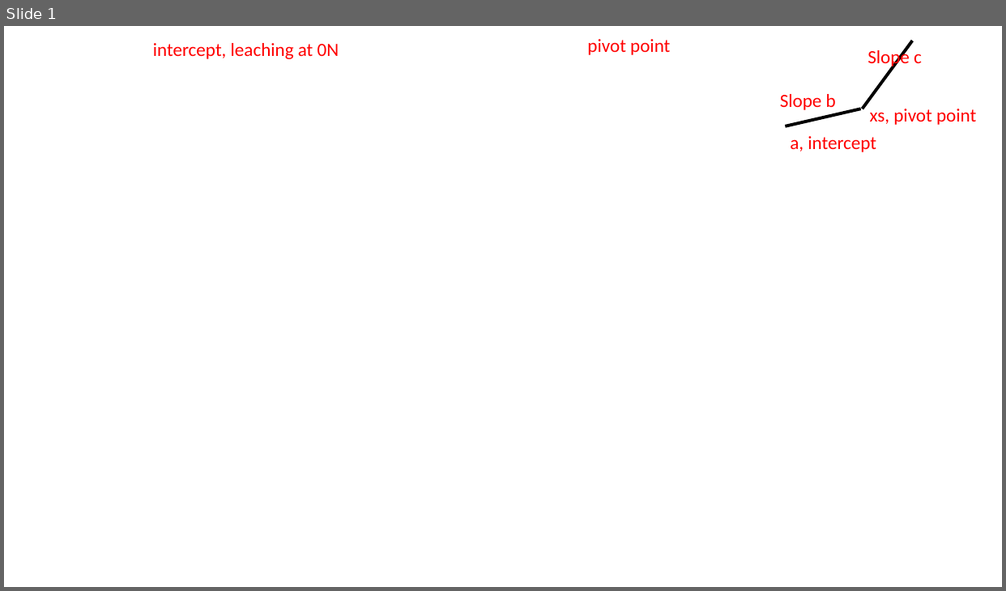
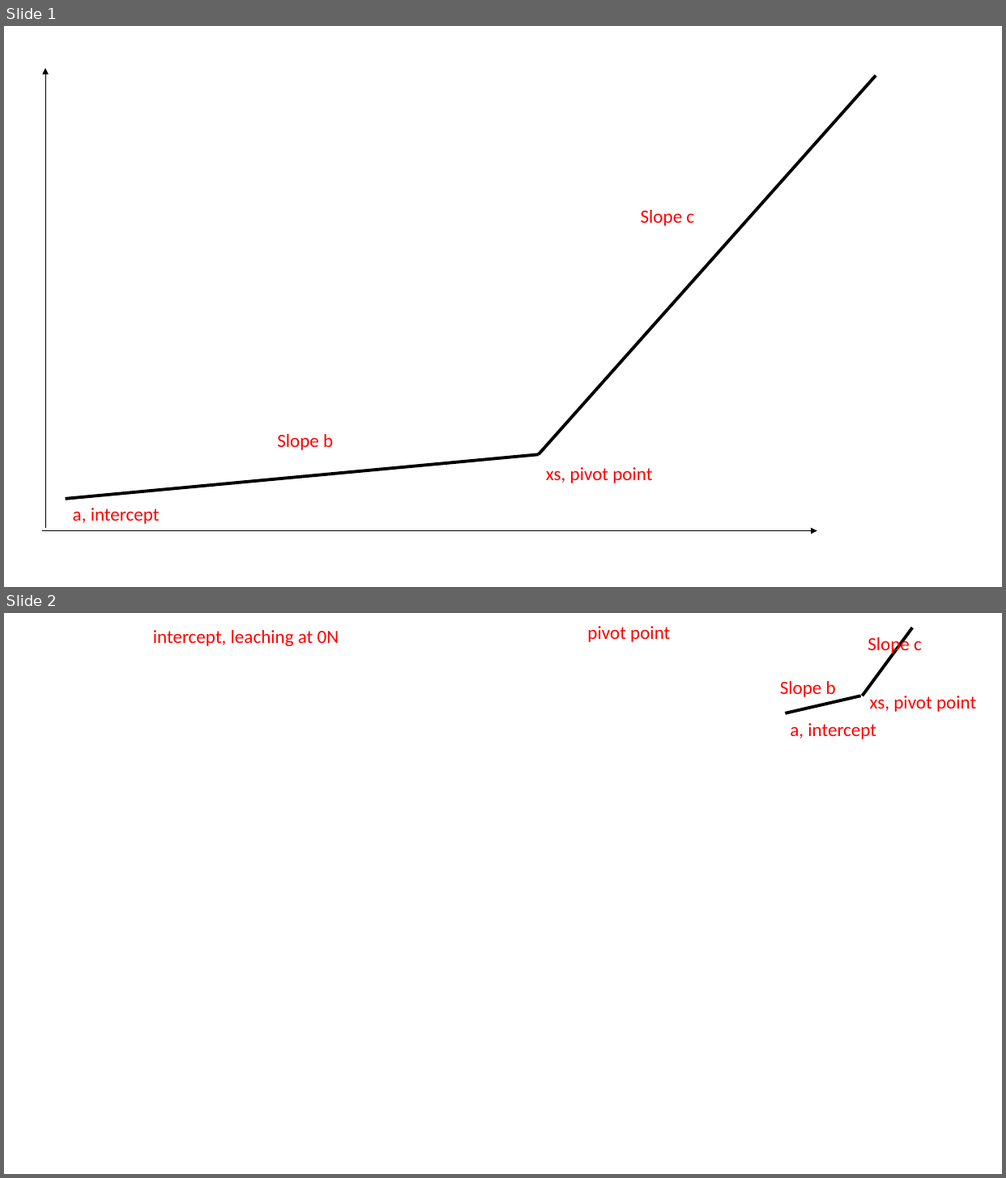
Before and after one commit to vanichols/ghproj_ccgap, a slide deck: talks/20200424_lab-mtg.pptx. Shown one above the other, each under a label of ours: slide 1 before the commit, slides 1 and 2 after it. The pictures are 1006x591 and 1006x1178 pixels, drawn with LibreOffice and Linux fonts; fonts in the diff are those of the drawing; background and template pictures are left out. Boxes give left, top, right and bottom in pixels: in the first picture for what was removed or moved away, otherwise in the second. Text is boxed around its words. In the diff, an @@ line names an element or a change of style, - is before the commit and + after.

```diff
--- a/talks/20200424_lab-mtg.pptx
+++ b/talks/20200424_lab-mtg.pptx
@@ slide 1 added at box(4, 26, 1002, 587), background #FFFFFF @@
@@ arrow added from (45, 528) to (45, 68), #000000 0.5 pt @@
@@ line added from (539, 455) to (876, 75), #000000 3 pt @@
@@ text added at box(641, 210, 694, 226), 18 pt, text #FF0000 @@
+Slope c
@@ text added at box(277, 434, 333, 450), 18 pt, text #FF0000 @@
+Slope b
@@ line added from (66, 499) to (539, 455), #000000 3 pt @@
@@ text added at box(546, 467, 652, 484), 18 pt, text #FF0000 @@
+xs, pivot point
@@ text added at box(73, 508, 160, 524), 18 pt, text #FF0000 @@
+a, intercept
@@ arrow added from (42, 531) to (817, 531), #000000 0.5 pt @@
@@ what was slide 1 is now slide 2 @@
```
Also in this commit, not shown: 9 other files.
